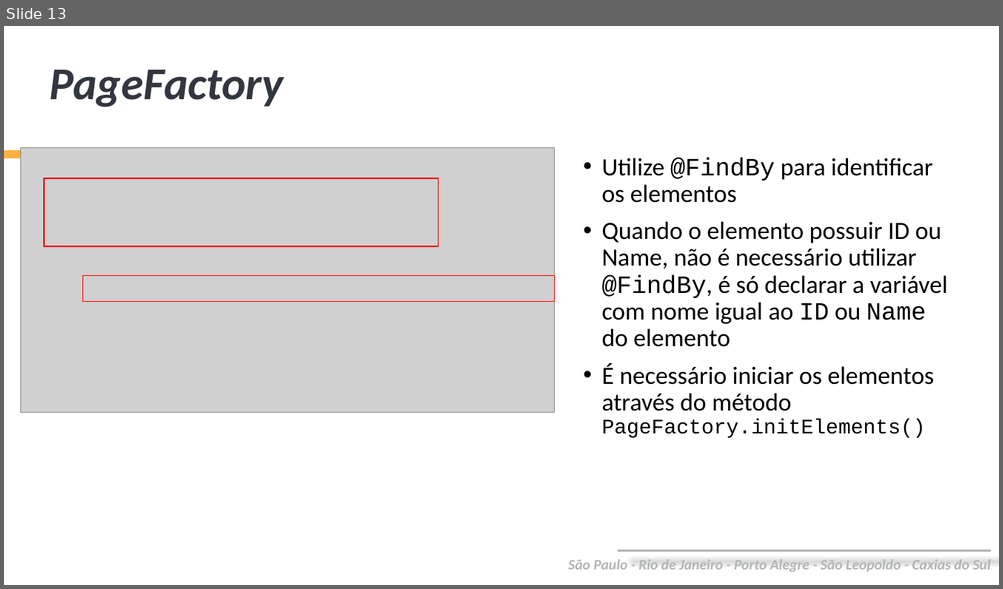
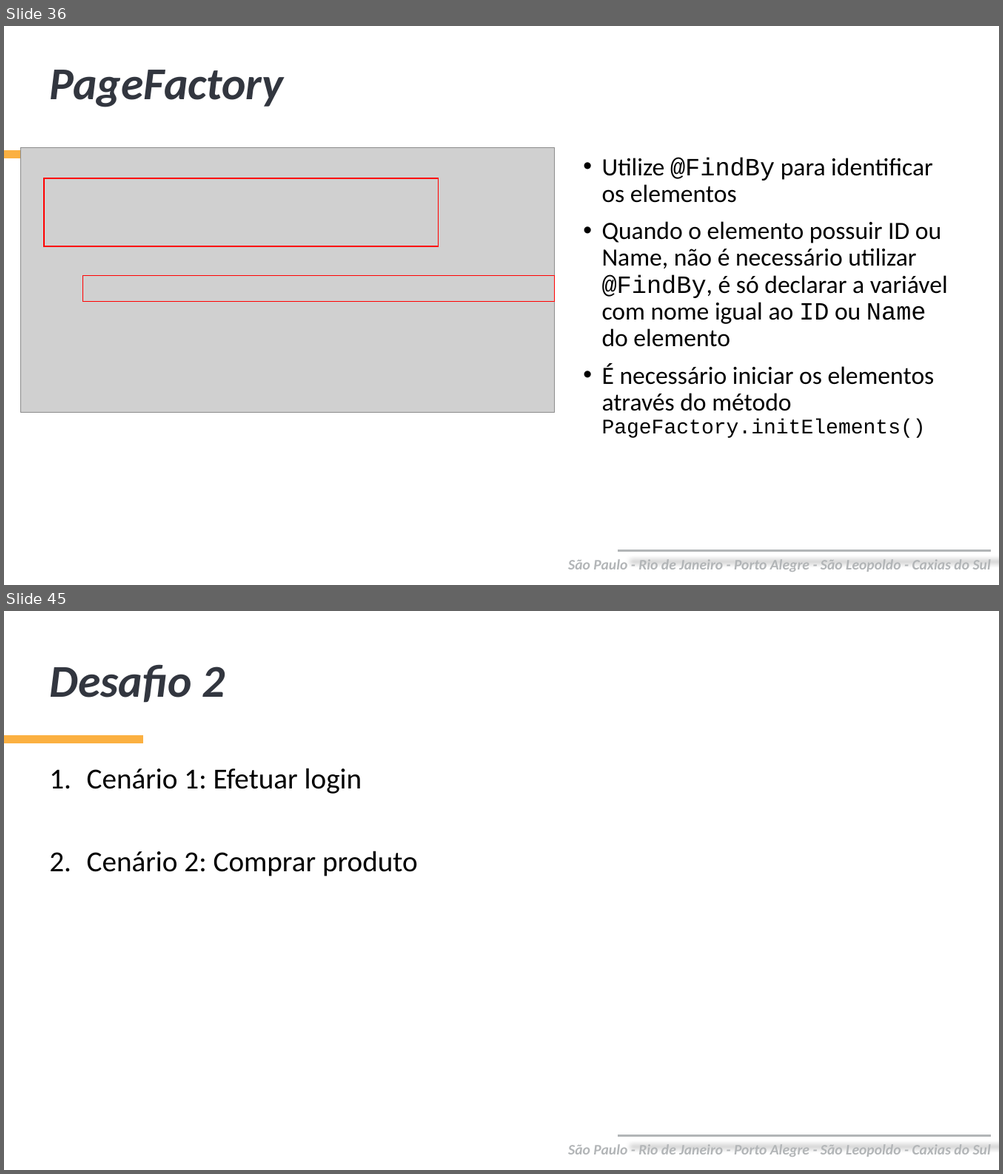
Before and after one commit to marcoslimaqa/cwi-automation-training, a slide deck: arquivos-treinamento/Treinamento Automação CWI - Aula 2.pptx. Shown one above the other, each under a label of ours: slide 13 before the commit, slides 36 and 45 after it; the slides between them are not shown. The pictures are 1003x589 and 1003x1174 pixels, drawn with LibreOffice and Linux fonts; fonts in the diff are those of the drawing; grey boxes stand for pictures; background and template pictures are left out. Boxes give left, top, right and bottom in pixels: in the first picture for what was removed or moved away, otherwise in the second. Text is boxed around its words. In the diff, an @@ line names an element or a change of style, - is before the commit and + after.

```diff
--- a/arquivos-treinamento/Treinamento Automação CWI - Aula 2.pptx
+++ b/arquivos-treinamento/Treinamento Automação CWI - Aula 2.pptx
@@ slide 45 added at box(4, 611, 999, 1170), background #FFFFFF; not listed: 3 template elements that a slide beside it also shows @@
@@ title added at box(49, 664, 225, 703), 44 pt, text #32363F, bold, italic @@
+Desafio 2
@@ text added at box(87, 768, 418, 877), 28 pt, text #000000 @@
+1. Cenário 1: Efetuar login
+2. Cenário 2: Comprar produto
@@ what was slide 13 is now slide 36 @@
```
Also in this commit, not shown: 7 slides changed, 28 other slides added, 4 slides removed.
